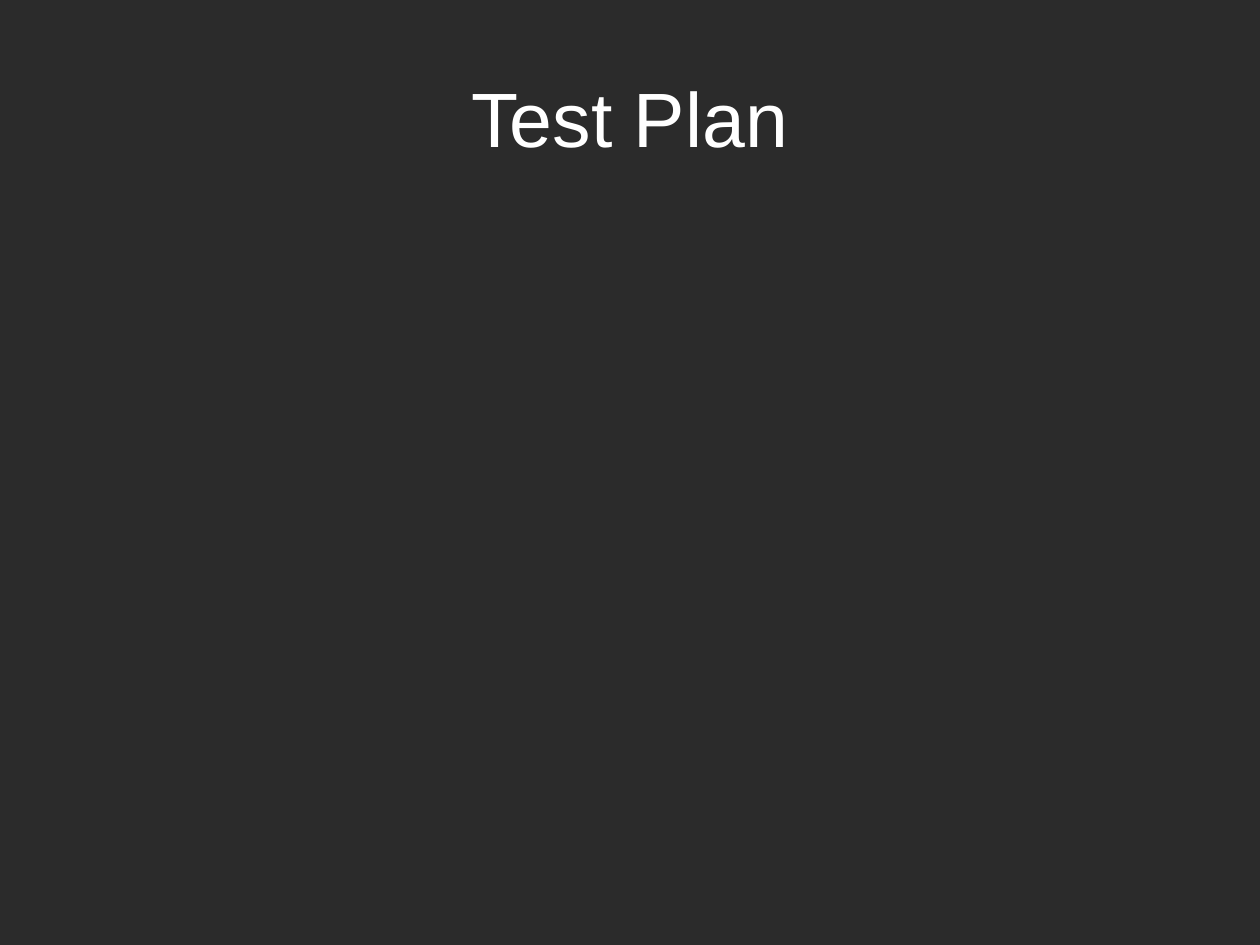
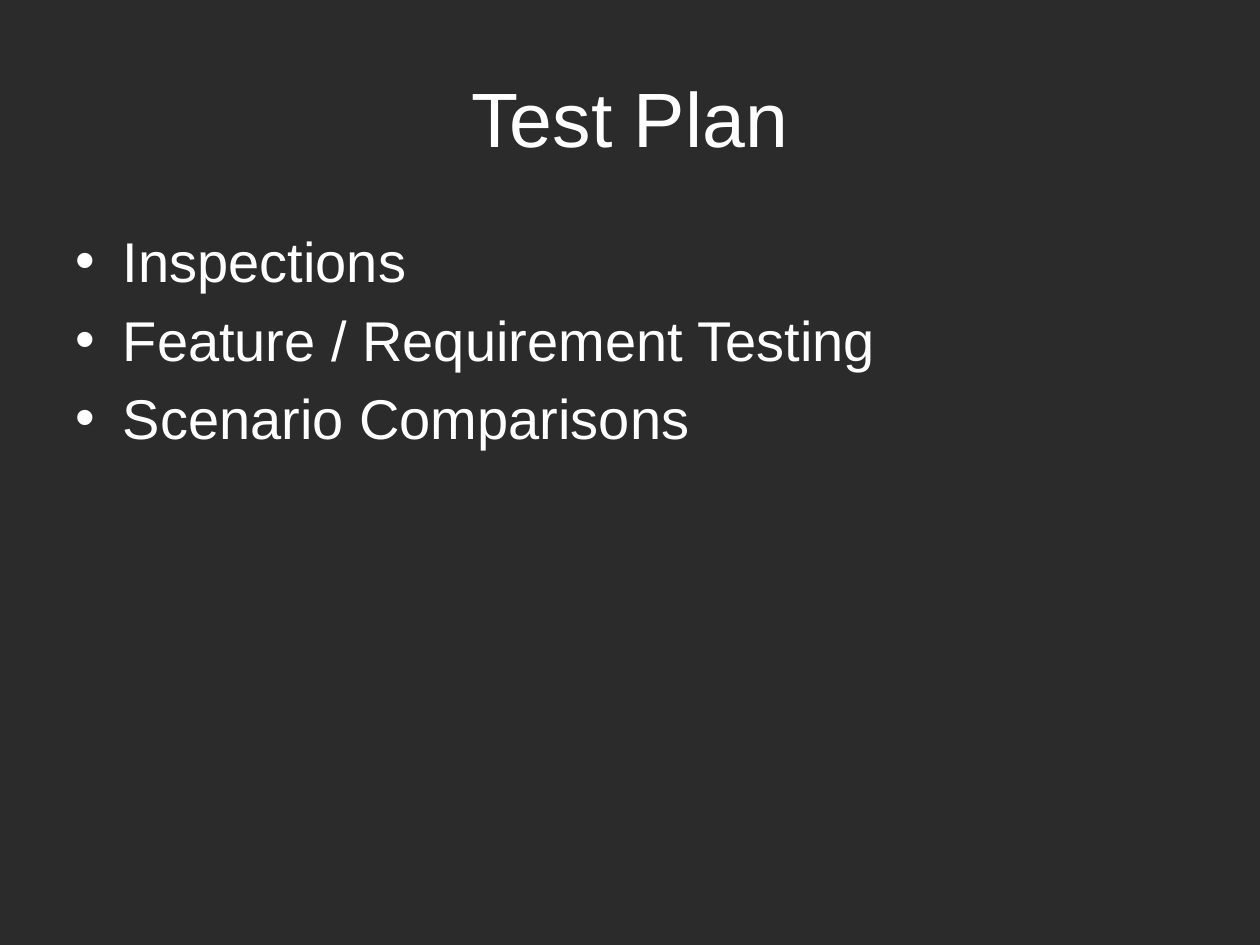
Before and after one commit to k0emt/macts, a slide deck: slide 7 of portfolio/PresentationElaboration.pptx (slide 8 before the commit). Drawn at 1260x945 pixels with LibreOffice and Linux fonts; fonts in the diff are those of the drawing; background and template pictures are left out; a plain dark background stands for a picture behind light text. Boxes give left, top, right and bottom in pixels: in the first picture for what was removed or moved away, otherwise in the second. Text is boxed around its words. In the diff, an @@ line names an element or a change of style, - is before the commit and + after.

```diff
--- a/portfolio/PresentationElaboration.pptx
+++ b/portfolio/PresentationElaboration.pptx
@@ text added at bbox=[123, 241, 874, 450], 32 pt, text #FFFFFF @@
+• Inspections
+• Feature / Requirement Testing
+• Scenario Comparisons
```
Also in this commit, not shown: 7 other slides changed, 1 slide added, 1 slide removed, 5 other files.
